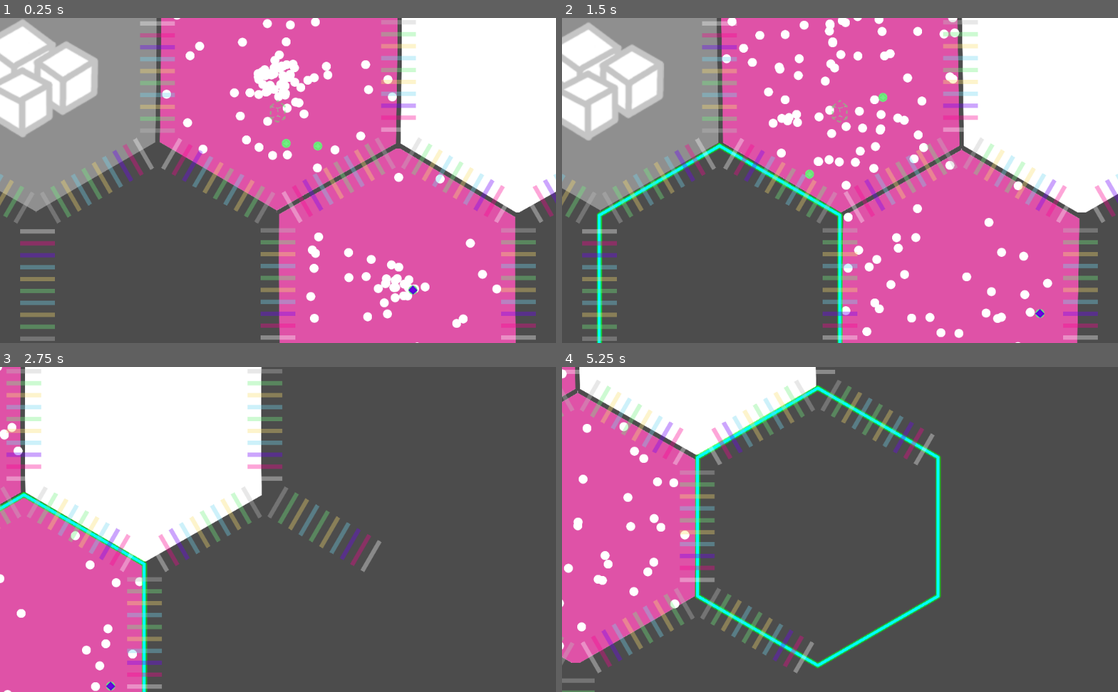
Above: before the commit, frames 1-4 (two rows, left to right).
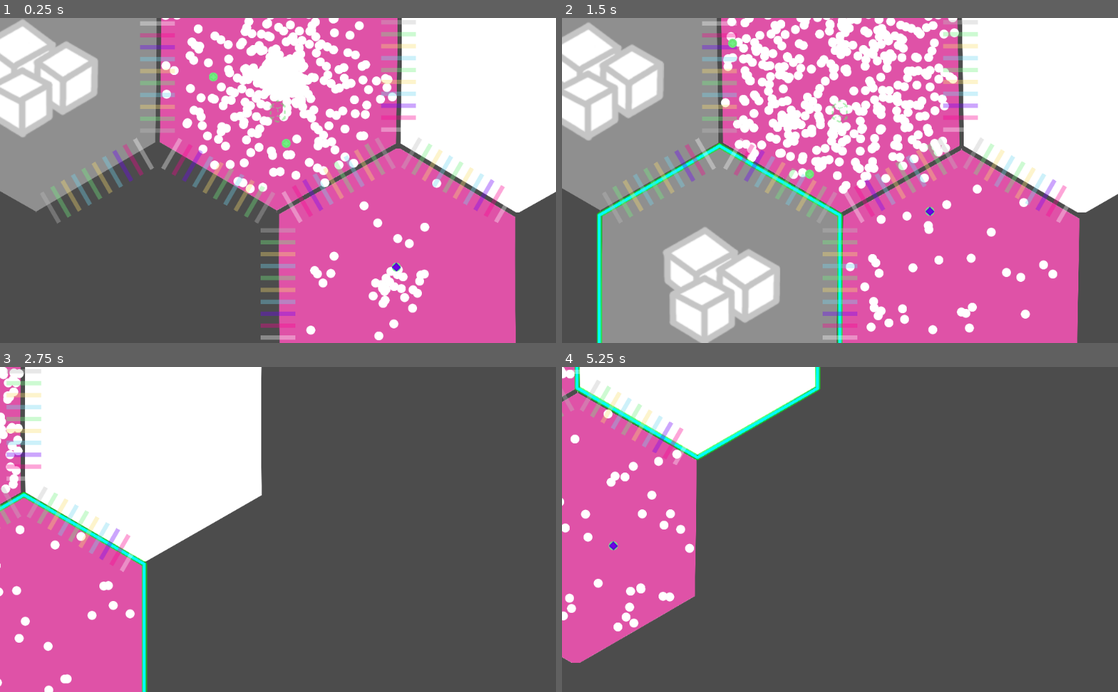
Above: after the commit, the same moments.

Repository: tobyp/hackathon2020
Game: Godot game, scene res://main.tscn
The game is run twice, just before and just after one commit, with the same random seed, the same clock (stepped at 60 frames per second) and the same inputs.
Inputs (mouse positions are in pixels of both pictures, inside the frame that each line leads up to):
- Up to frame 1 (0.25 s): no input
- Up to frame 2 (1.5 s): tap Enter at 0.5 s; drag from (840, 76) to (895, 109) at 0.52 s; drag from (717, 284) to (812, 245) at 1.27 s
- Up to frame 3 (2.75 s): move the mouse to (400, 633) at 2.02 s; hold D from 2.03 s (still down); click (400, 633) at 2.17 s
- Up to frame 4 (5.25 s): release D at 2.75 s; drag from (706, 425) to (673, 480) at 2.77 s; drag from (817, 633) to (867, 529) at 3.52 s; drag from (940, 425) to (756, 448) at 4.27 s; move the mouse to (867, 529) at 5.02 s; hold S from 5.03 s (still down); click (867, 529) at 5.17 s

The runs differ from the first frame. In frame 1, 9.5% of the frame differs, in the area x 0-100%, y 0-100%; in frame 2, 33%; in frame 3, 4.9%; in frame 4, 8.6%.

Commit message:
Implement win condition when all capturable cells are captured

Diff:
--- a/cells/cell.gd
+++ b/cells/cell.gd
@@ -202,7 +202,7 @@
 		if not Rules.cell_type_renders_particles(old_type, t) and Rules.cell_type_renders_particles(type, t):
 			_put_particle_nodes(_create_particle_nodes(t, self.particle_counts[t]))
 
-	emit_signal("type_changed", old_type, type)
+	emit_signal("type_changed", self, old_type, type)
 	return type
 
 # Called every game step.
--- a/grid/hex_grid.gd
+++ b/grid/hex_grid.gd
@@ -134,9 +134,23 @@
 		for hex in ring:
 			var cell = create_cell(hex.x, hex.y)
 			cell.ring_level = s
-			cell.connect("discover", self, "discover_cell")
+			cell.connect("selected", self, "_cell_selected")
+			cell.connect("type_changed", self, "_cell_type_changed")
 
 	discover_cell(root)
+
+func _cell_selected(cell, selection_state):
+	if Rules.cell_is_discoverable(cell):
+		discover_cell(cell)
+
+func _cell_type_changed(cell, old_type, new_type):
+	var win = true
+	for cell in grid.values():
+		if Rules.cell_blocks_win(cell):
+			win = false
+			break
+	if win:
+		print("You win!")
 
 func discover_cell(cell):
 	var rng = RandomNumberGenerator.new()
--- a/main.gd
+++ b/main.gd
@@ -5,7 +5,7 @@
 func _ready():
 	OS.set_window_title("Hackathon 2020")
 
-	$HexGrid.generate_grid(3)
+	$HexGrid.generate_grid(2)
 	# $HexGrid.discover_cell($HexGrid.create_cell(1,0))
 	# $HexGrid.discover_cell($HexGrid.create_cell(2,0))
 	# $HexGrid.discover_cell($HexGrid.create_cell(1,1))
@@ -26,7 +26,7 @@
 func debug_populate():
 	var cell1 = $HexGrid.create_cell(0, 0)  # 1-indexed becase that matches the names in _to_string
 	cell1.init_captured()
-	cell1.add_particles(Globals.ParticleType.PROTEIN_WHITE, 40)
+	cell1.add_particles(Globals.ParticleType.PROTEIN_WHITE, 400)
 	cell1.add_particles(Globals.ParticleType.AMINO_PHE, 1)
 
 	var cell2 = $HexGrid.create_cell(1,0)
--- a/rules.gd
+++ b/rules.gd
@@ -216,11 +216,14 @@
 	# this exponential will make diffusion go faster if the differential pressure is higher
 	# return budget * 0.55 * exp(-4 * demand) * delta
 
-func _input(event):
-	if event is InputEventKey:
-		if event.is_pressed():
-			if event.get_scancode() == KEY_F1:
-				debug_visual = not debug_visual
+static func cell_is_discoverable(cell: Cell) -> bool:
+	for n in cell.neighbors:
+		if n.type == Globals.CellType.CAPTURED:
+			return true
+	return false
+
+static func cell_blocks_win(cell: Cell) -> bool:
+	return cell.type != Globals.CellType.CAPTURED and cell.type != Globals.CellType.RESOURCE
 
 static func cell_type_renders_particles(cell_type: int, particle_type: int) -> bool:
 	if cell_type == Globals.CellType.CAPTURED:
@@ -253,3 +256,11 @@
 		oldcell.selected = false
 	_selected_cells = [cell]
 	cell.selected = true
+	if cell_is_discoverable(cell):
+		cell.emit_signal("discover", cell)
+
+func _input(event):
+	if event is InputEventKey:
+		if event.is_pressed():
+			if event.get_scancode() == KEY_F1:
+				debug_visual = not debug_visual
